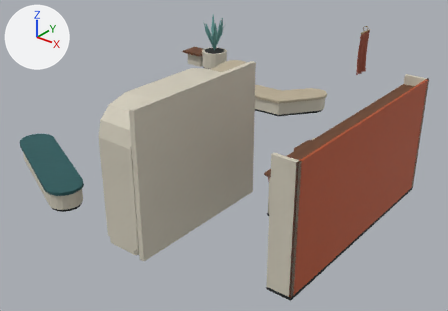
Two versions of the glTF model external_packages/shopping_promenade_20261009/exports/SHOP_D09_S100_F158__fitout.glb, one commit apart.
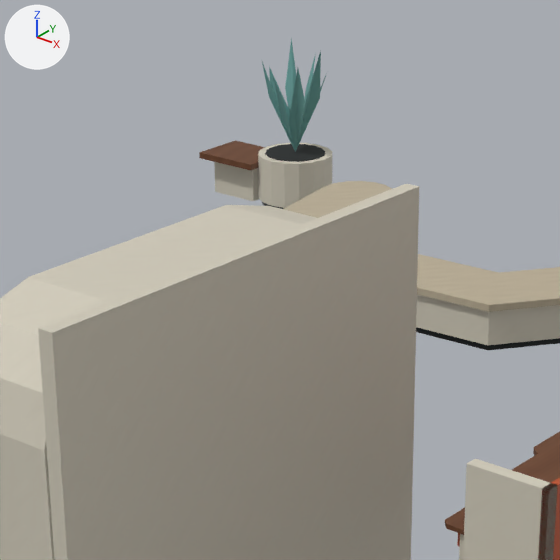
Each version appears first whole from a 50 mm camera at (9.71, -11.55, 6.78) aimed at (0.81, -0.42, -0.11), and next in a close-up on the part from 26% to 68% of the width and 0% to 60% of the height. Lighting does not change. The marker at upper left points along +X, +Y and +Z. The last two pictures show the newer version. Vertices at exactly the same position are counted once.

The first close-up shows 'SHOP_D09_S100_F158__fitout__dark_rubber', 'SHOP_D09_S100_F158__fitout__ivory_enamel', 'SHOP_D09_S100_F158__fitout__oatmeal_weave', 'SHOP_D09_S100_F158__fitout__quiet_teal', 'SHOP_D09_S100_F158__fitout__retail_terracotta_enamel', 'SHOP_D09_S100_F158__fitout__warm_walnut'.
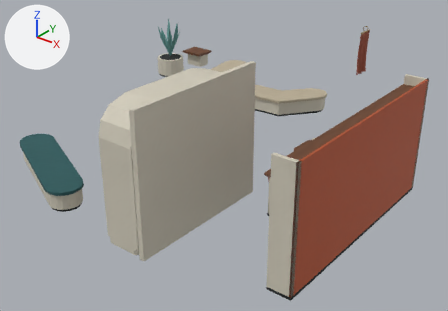
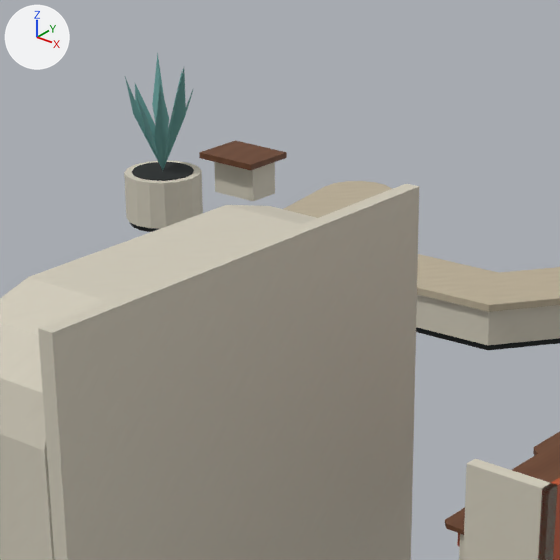
Location of each change, [x1, y1, x2, y2] in pixels of the close-ups (560 x 560 px; the box of a moved part takes in the faces that stretch with it):
'SHOP_D09_S100_F158__fitout__ivory_enamel', reshaped
    before: [0, 143, 560, 560]
    after: [0, 161, 560, 560]
'SHOP_D09_S100_F158__fitout__quiet_teal', moved
    before: [261, 38, 326, 152]
    after: [125, 53, 193, 170]
'SHOP_D09_S100_F158__fitout__dark_rubber', reshaped (mostly hidden)
    before: [262, 144, 560, 350]
    after: [130, 162, 560, 350]
part 1 of me_shop_d09_s100_f158__fitout__dark_rubber, moved or reshaped (mostly hidden)
    before: [262, 202, 284, 209]
    after: [130, 223, 158, 232]
part 2 of me_shop_d09_s100_f158__fitout__dark_rubber, moved or reshaped
    before: [265, 144, 325, 162]
    after: [132, 162, 194, 181]
part 3 of me_shop_d09_s100_f158__fitout__ivory_enamel, moved or reshaped
    before: [258, 143, 332, 208]
    after: [124, 161, 203, 229]

The change in detail:
me_shop_d09_s100_f158__fitout__dark_rubber is used by ob_shop_d09_s100_f158__fitout__dark_rubber; location (0.0, 0.0, 0.0).
me_shop_d09_s100_f158__fitout__dark_rubber had 272 vertices, 488 faces and spanned x -4.2..5.35, y -5.0..5.2, z 0.0..2.49.
me_shop_d09_s100_f158__fitout__dark_rubber now has 272 vertices, 488 faces and spans x -4.9..5.35, y -5.0..4.62, z 0.0..2.49.
me_shop_d09_s100_f158__fitout__dark_rubber part 1: the loose piece of 32 vertices spanning x -4.2..-3.4, y 4.4..5.2, z 0.0..0.06 is moved by (-0.7, -1.5, 0.0).
me_shop_d09_s100_f158__fitout__dark_rubber part 2: the loose piece of 32 vertices spanning x -4.15..-3.45, y 4.45..5.15, z 0.56..0.6 is moved by (-0.7, -1.5, 0.0).
me_shop_d09_s100_f158__fitout__ivory_enamel is used by ob_shop_d09_s100_f158__fitout__ivory_enamel; location (0.0, 0.0, 0.0).
me_shop_d09_s100_f158__fitout__ivory_enamel had 348 vertices, 654 faces and spanned x -4.8..5.35, y -5.05..5.24, z 0.0..3.0.
me_shop_d09_s100_f158__fitout__ivory_enamel now has 348 vertices, 654 faces and spans x -4.93..5.35, y -5.05..4.9, z 0.0..3.0.
me_shop_d09_s100_f158__fitout__ivory_enamel part 3: the loose piece of 32 vertices spanning x -4.24..-3.37, y 4.36..5.24, z 0.06..0.59 is moved by (-0.7, -1.5, 0.0).
me_shop_d09_s100_f158__fitout__quiet_teal is used by ob_shop_d09_s100_f158__fitout__quiet_teal; location (0.0, 0.0, 0.0).
me_shop_d09_s100_f158__fitout__quiet_teal had 25 vertices, 16 faces and spanned x -4.18..-3.42, y 4.42..5.18, z 0.6..1.85.
me_shop_d09_s100_f158__fitout__quiet_teal now has 25 vertices, 16 faces and spans x -4.88..-4.12, y 2.92..3.68, z 0.6..1.85.
me_shop_d09_s100_f158__fitout__quiet_teal part 4: the whole mesh is moved by (-0.7, -1.5, 0.0).
